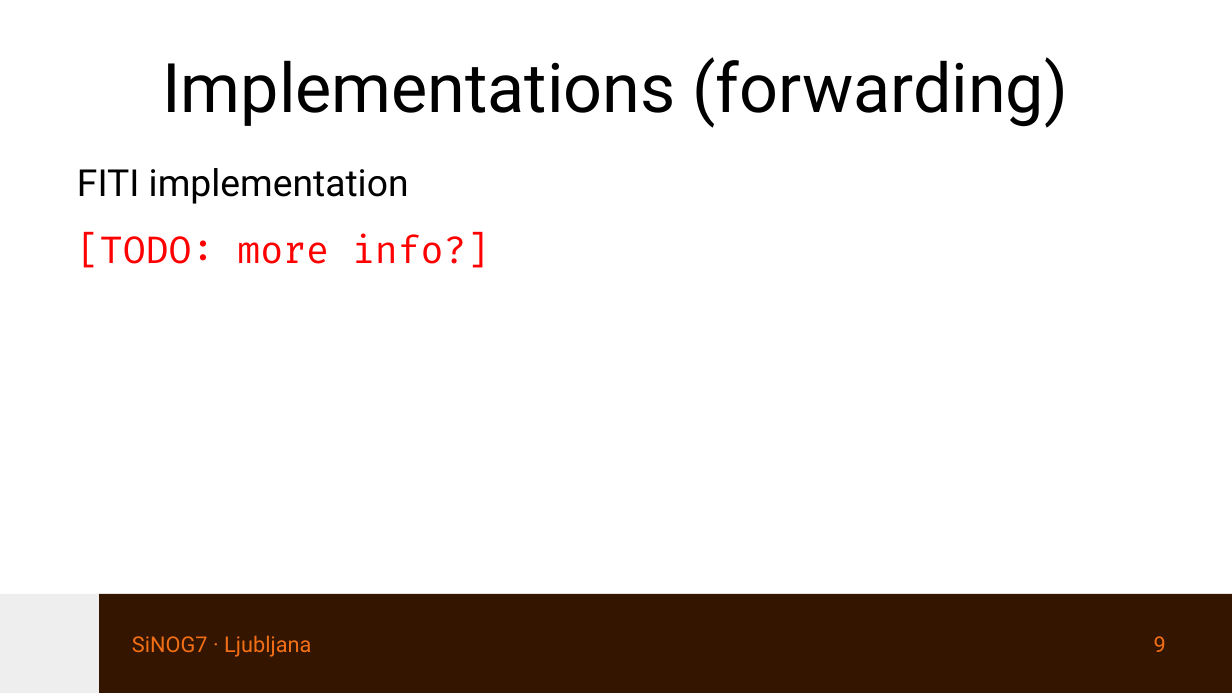
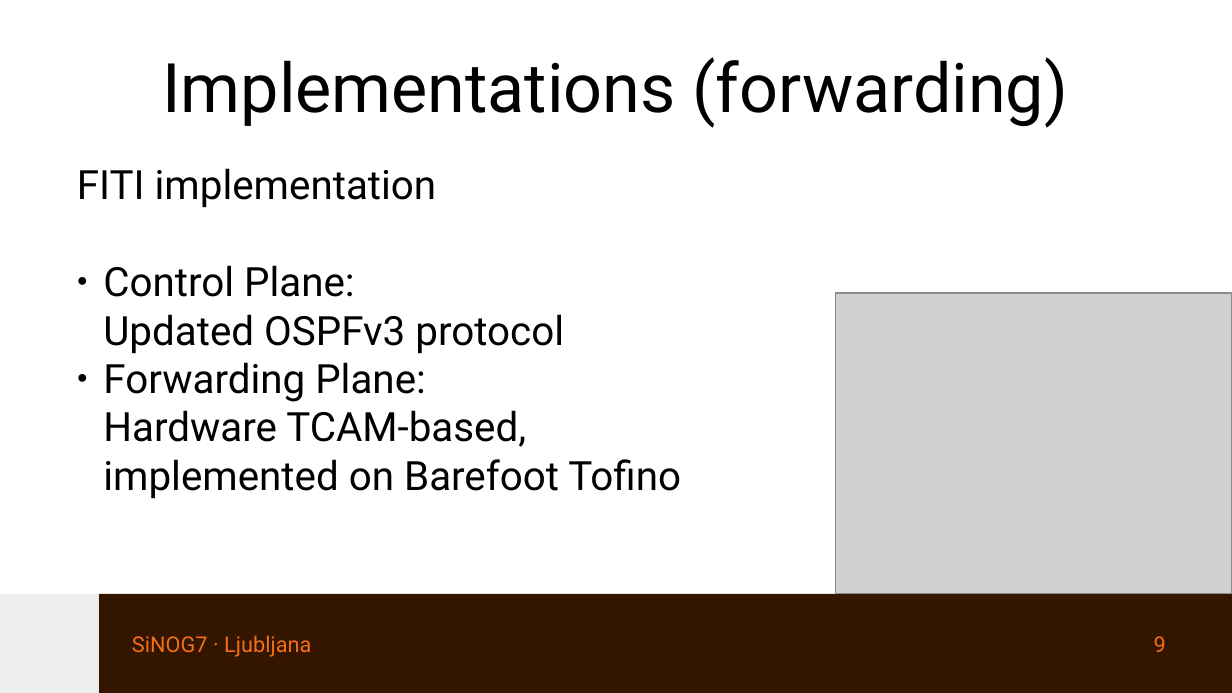
Before and after one commit to eqvinox/rtgwg-dst-src-routing, a slide deck: slide 9 of ietf121-rtgwg-dst-src-routing.odp. Drawn at 1232x693 pixels with LibreOffice and Linux fonts; fonts in the diff are those of the drawing; grey boxes stand for pictures. Boxes give left, top, right and bottom in pixels: in the first picture for what was removed or moved away, otherwise in the second. Text is boxed around its words. In the diff, an @@ line names an element or a change of style, - is before the commit and + after.

```diff
--- a/ietf121-rtgwg-dst-src-routing.odp
+++ b/ietf121-rtgwg-dst-src-routing.odp
@@ text at <box>77,168,437,208</box>: size 24 to 26 pt in "FITI implementation" @@
@@ text at <box>103,265,681,499</box>: text changed; size 24 to 26 pt; font Fira Code to Roboto; text colour #FF0000 to #000000 @@
-[TODO: more info?]
+● Control Plane:
+  Updated OSPFv3 protocol
+● Forwarding Plane:
+  Hardware TCAM-based,
+  implemented on Barefoot Tofino
@@ picture added at <box>836,293,1232,594</box> @@
```
Also in this commit, not shown: 9 other slides changed, 1 other file.
